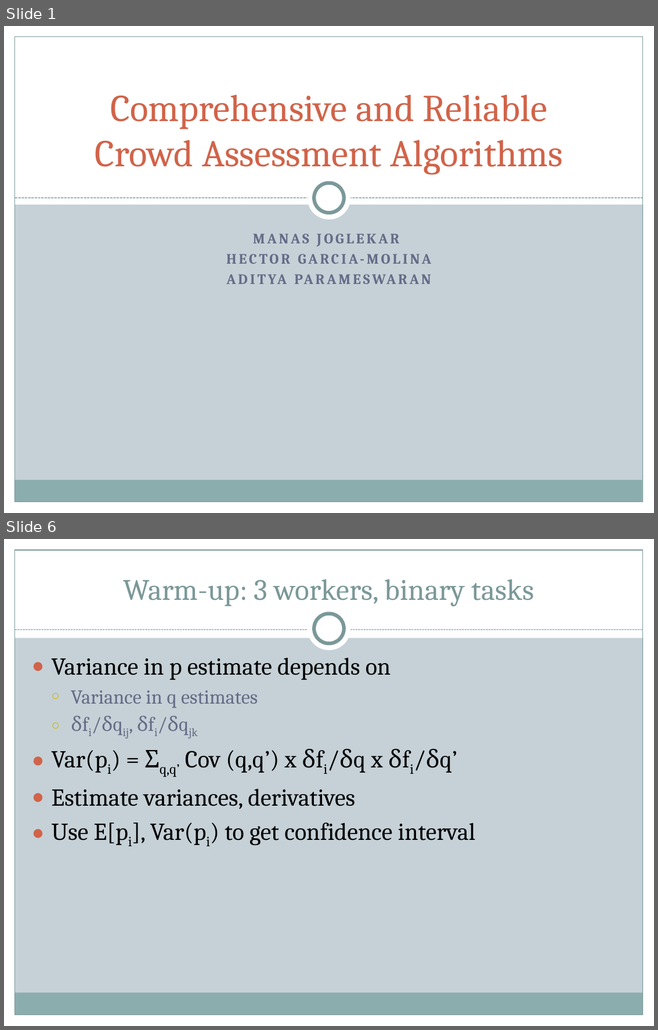
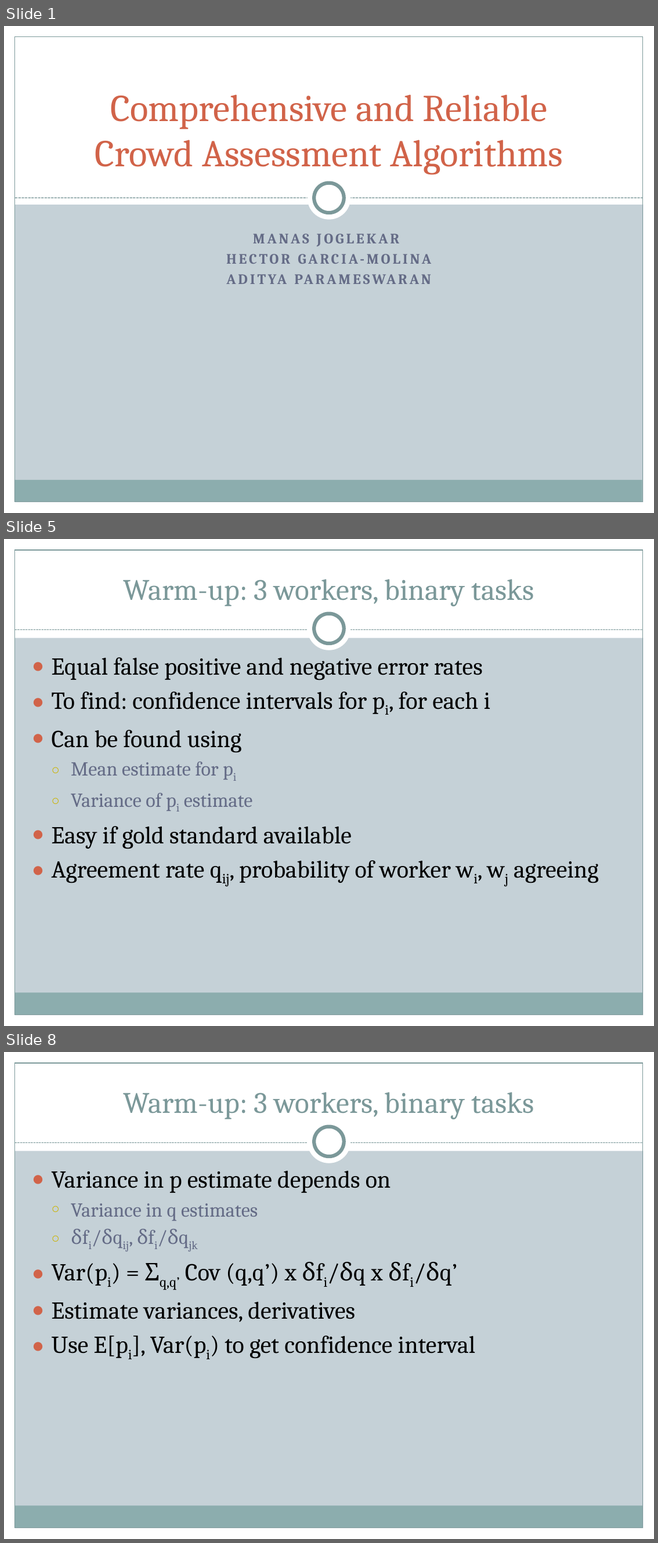
Before and after one commit to brahmaneya/WorkerEvaluationGeneral, a slide deck: Presentation/WorkerEval.pptx. Shown one above the other, each under a label of ours: slides 1 and 6 before the commit, slides 1, 5 and 8 after it; the slides between them are not shown. The pictures are 658x1030 and 658x1543 pixels, drawn with LibreOffice and Linux fonts; fonts in the diff are those of the drawing. Boxes give left, top, right and bottom in pixels: in the first picture for what was removed or moved away, otherwise in the second. Text is boxed around its words. In the diff, an @@ line names an element or a change of style, - is before the commit and + after.

```diff
--- a/Presentation/WorkerEval.pptx
+++ b/Presentation/WorkerEval.pptx
@@ slide 5 added at [4,539,654,1026], background #C5D1D7; not listed: 9 template elements that a slide beside it also shows @@
@@ title added at [123,579,534,606], 33 pt, text #7C999A @@
+Warm-up: 3 workers, binary tasks
@@ text added at [52,657,598,884], 27 pt, text #000000 @@
+● Equal false positive and negative error rates
+● To find: confidence intervals for pi, for each i
+● Can be found using
+  ○ Mean estimate for pi
+  ○ Variance of pi estimate
+● Easy if gold standard available
+● Agreement rate qij, probability of worker wi, wj agreeing
@@ what was slide 6 is now slide 8 @@
```
Also in this commit, not shown: 5 slides changed, 4 other slides added, 1 slide removed.
